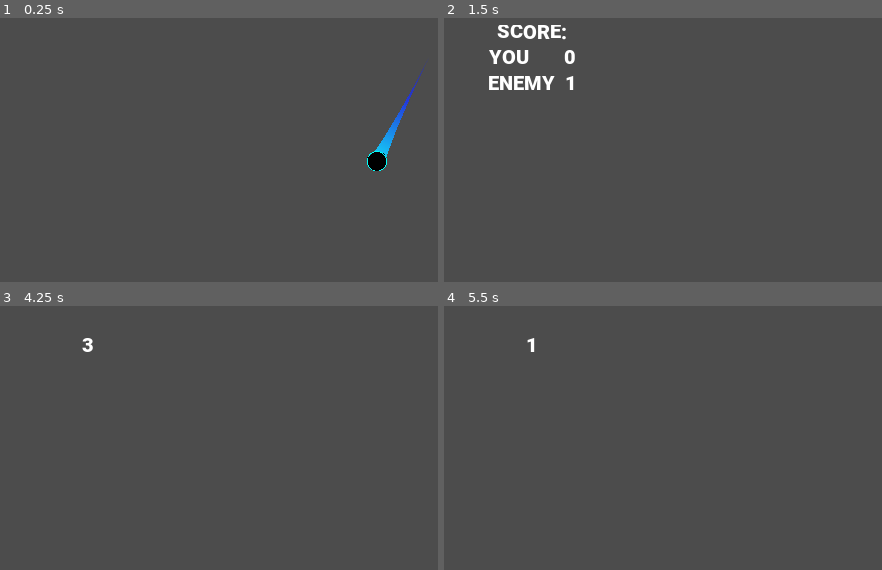
Above: before the commit, frames 1-4 (two rows, left to right).
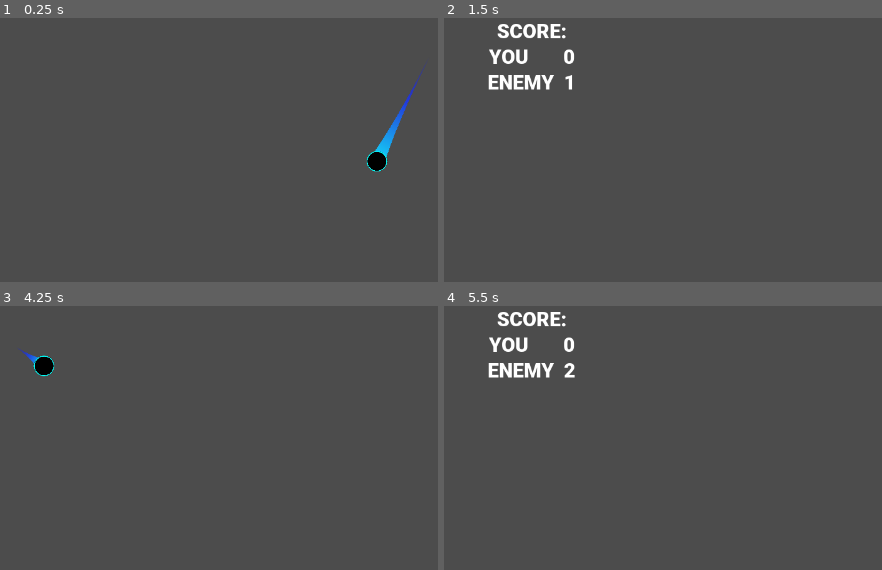
Above: after the commit, the same moments.

Repository: eXCoreX/PingPong
Game: Godot game, scene res://Main.tscn
The game is run twice, just before and just after one commit, with the same random seed, the same clock (stepped at 60 frames per second) and the same inputs.
Inputs (mouse positions are in pixels of both pictures, inside the frame that each line leads up to):
- Up to frame 1 (0.25 s): no input
- Up to frame 2 (1.5 s): move the mouse to (706, 33) at 0.52 s; tap Enter at 1.25 s; move the mouse to (outside the picture) at 1.27 s
- Up to frame 3 (4.25 s): tap Space at 2 s; move the mouse to (outside the picture) at 2.02 s; tap Enter at 2.75 s; move the mouse to (48, 435) at 2.77 s; move the mouse to (328, 411) at 3.52 s; tap F11 (ui_fullscreen) at 4.15 s
- Up to frame 4 (5.5 s): move the mouse to (outside the picture) at 4.27 s; move the mouse to (571, 345) at 5.02 s

The runs differ from the first frame. In frame 1, 0.1% of the frame differs, in the area x 83-98%, y 18-59%; in frame 2, 0.9%; in frame 3, 0.4%; in frame 4, 1.7%, in the area x 10-30%, y 2-28%.

Commit message:
Better layout, fullscreen, window resize
There is probably still a bug with random crash on move_and_collide()

Diff:
--- a/AreaDetection.gd
+++ b/AreaDetection.gd
@@ -9,6 +9,8 @@
 onready var glVars = $"../../../GlobalVars"
 
 func _on_ScoreArea_body_entered(_body):
+	$"../PlayerArea".disconnect("body_entered", $"../PlayerArea", "_on_ScoreArea_body_entered")
+	$"../EnemyArea".disconnect("body_entered", $"../EnemyArea", "_on_ScoreArea_body_entered")
 	if self.name == "EnemyArea":
 		glVars.scorePlayer += 1
 	else:
--- a/Ball.gd
+++ b/Ball.gd
@@ -7,7 +7,7 @@
 func _ready():
 	var rng = RandomNumberGenerator.new()
 	rng.randomize()
-	self.position = Vector2(rng.randi_range(50, 1280-50), 720 / 2)
+	self.position = Vector2(rng.randi_range(50, GlobalVars.currentResolution[0]-50), GlobalVars.currentResolution[1] / 2)
 	var vx = randf() + 0.1
 	var vy = randf() + 0.1
 	if rng.randi_range(0, 1) == 0:
--- a/Enemy.gd
+++ b/Enemy.gd
@@ -14,6 +14,7 @@
 			moveSpeed = 5
 		3:
 			moveSpeed = 6
+	moveSpeed *= 720.0 / GlobalVars.currentResolution[1]
 	yCompensate = moveSpeed * 10
 
 
@@ -24,6 +25,8 @@
 
 func _physics_process(delta):
 	var bVel = ball.linear_velocity
+	if bVel[1] > 0 || ball.position[1] < self.position[1]:
+		return
 	if bVel != prev_bVel:
 		prev_bVel = bVel
 		var bPos = ball.position
--- a/GlobalVars.gd
+++ b/GlobalVars.gd
@@ -2,3 +2,8 @@
 
 var scorePlayer = 0
 var scoreEnemy  = 0
+var currentResolution = Vector2(1280, 720)
+var lastResolution = currentResolution
+
+func _ready():
+	currentResolution = OS.window_size
--- /dev/null
+++ b/LabelInit.gd
@@ -0,0 +1,4 @@
+extends Label
+
+func _ready():
+	self.rect_size = GlobalVars.currentResolution
--- a/Main.gd
+++ b/Main.gd
@@ -1,9 +1,23 @@
 extends Node2D
 
 func _ready():
-	pass
+	var _con = get_viewport().connect("size_changed", self, "_on_resize")
 
 
 func _input(_event):
 	if Input.is_action_just_pressed("ui_fullscreen"):
+		if !OS.window_fullscreen:
+			GlobalVars.lastResolution = OS.window_size
+			GlobalVars.currentResolution = OS.get_screen_size()
+		else:
+			GlobalVars.currentResolution = GlobalVars.lastResolution
 		OS.window_fullscreen = !OS.window_fullscreen
+		OS.window_size = GlobalVars.currentResolution
+		print(OS.window_size)
+		get_viewport().size = GlobalVars.currentResolution
+		_on_resize()
+
+
+func _on_resize():
+	GlobalVars.currentResolution = OS.window_size
+	var _sc = get_tree().reload_current_scene()
--- a/Main.tscn
+++ b/Main.tscn
@@ -8,6 +8,8 @@
 [ext_resource path="res://Main.gd" type="Script" id=6]
 [ext_resource path="res://AreaDetection.gd" type="Script" id=7]
 [ext_resource path="res://Fonts/Roboto-Black.ttf" type="DynamicFontData" id=8]
+[ext_resource path="res://WorldBorder.gd" type="Script" id=9]
+[ext_resource path="res://LabelInit.gd" type="Script" id=10]
 
 [sub_resource type="CapsuleShape2D" id=1]
 radius = 20.0
@@ -24,23 +26,23 @@
 [sub_resource type="CircleShape2D" id=4]
 radius = 16.5
 
-[sub_resource type="Curve" id=10]
+[sub_resource type="Curve" id=5]
 _data = [ Vector2( 0, 0.0636363 ), 0.0, -0.191831, 0, 0, Vector2( 0.664835, 0.409091 ), 1.08727, 1.08727, 0, 0, Vector2( 0.967033, 0.918182 ), 2.25018, 0.0, 0, 0 ]
 
-[sub_resource type="Gradient" id=9]
+[sub_resource type="Gradient" id=6]
 offsets = PoolRealArray( 0, 0.417219, 1 )
 colors = PoolColorArray( 0.0740204, 0.106377, 0.902344, 0, 0.134277, 0.213585, 0.859375, 1, 0.0794678, 0.843695, 0.96875, 1 )
 
-[sub_resource type="RectangleShape2D" id=6]
-extents = Vector2( 380, 50 )
+[sub_resource type="RectangleShape2D" id=7]
+extents = Vector2( 1600, 50 )
 
 [sub_resource type="RectangleShape2D" id=8]
-extents = Vector2( 380, 50 )
+extents = Vector2( 1600, 50 )
 
-[sub_resource type="RectangleShape2D" id=5]
+[sub_resource type="RectangleShape2D" id=9]
 extents = Vector2( 610, 50 )
 
-[sub_resource type="RectangleShape2D" id=7]
+[sub_resource type="RectangleShape2D" id=10]
 extents = Vector2( 610, 50 )
 
 [sub_resource type="DynamicFont" id=11]
@@ -86,20 +88,22 @@
 
 [node name="Trail2D" type="Line2D" parent="Ball"]
 z_index = -1
+points = PoolVector2Array( 191.127, 410.743 )
 width = 25.0
-width_curve = SubResource( 10 )
-gradient = SubResource( 9 )
+width_curve = SubResource( 5 )
+gradient = SubResource( 6 )
 script = ExtResource( 5 )
 distance = 10.0
 
 [node name="WorldBorder" type="StaticBody2D" parent="."]
+script = ExtResource( 9 )
+
+[node name="RightWall" type="CollisionShape2D" parent="WorldBorder"]
+position = Vector2( 1320, 360 )
+rotation = 1.5708
+shape = SubResource( 7 )
 
 [node name="LeftWall" type="CollisionShape2D" parent="WorldBorder"]
-position = Vector2( 1320, 360 )
-rotation = 1.5708
-shape = SubResource( 6 )
-
-[node name="RightWall" type="CollisionShape2D" parent="WorldBorder"]
 position = Vector2( -40, 360 )
 rotation = -1.5708
 shape = SubResource( 8 )
@@ -129,6 +133,7 @@
 ENEMY 0"
 align = 1
 valign = 1
+script = ExtResource( 10 )
 __meta__ = {
 "_edit_use_anchors_": false
 }
@@ -141,6 +146,7 @@
 text = "3"
 align = 1
 valign = 1
+script = ExtResource( 10 )
 __meta__ = {
 "_edit_use_anchors_": false
 }
--- a/Player.gd
+++ b/Player.gd
@@ -4,7 +4,8 @@
 export var moveSpeed = 50.0
 
 func _ready():
-	position[0] = get_global_mouse_position()[0]
+	position[0] = GlobalVars.currentResolution[0] / 2
+	position[1] = GlobalVars.currentResolution[1] - 50
 
 
 var prev_mPosx = 0
--- /dev/null
+++ b/WorldBorder.gd
@@ -0,0 +1,17 @@
+extends StaticBody2D
+
+
+# Declare member variables here. Examples:
+# var a = 2
+# var b = "text"
+
+
+# Called when the node enters the scene tree for the first time.
+func _ready():
+	$RightWall.position[0] = GlobalVars.currentResolution[0] + 40
+	$RightWall.position[1] = GlobalVars.currentResolution[1] / 2
+	$PlayerArea.position[0] = GlobalVars.currentResolution[0] / 2
+	$PlayerArea.position[1] = GlobalVars.currentResolution[1] + 40
+	$PlayerArea/PlayerAreaColl.shape.extents = Vector2(GlobalVars.currentResolution[0] / 2 - 20, 50)
+	$EnemyArea.position[0] = GlobalVars.currentResolution[0] / 2
+	$EnemyArea/EnemyAreaColl.shape.extents = Vector2(GlobalVars.currentResolution[0] / 2 - 20, 50)
--- a/project.godot
+++ b/project.godot
@@ -33,7 +33,6 @@
 window/size/height=720
 window/dpi/allow_hidpi=true
 window/vsync/use_vsync=false
-window/stretch/mode="2d"
 window/stretch/aspect="expand"
 
 [editor_plugins]
Not shown: 3 places in Main.tscn that only renumber resources
